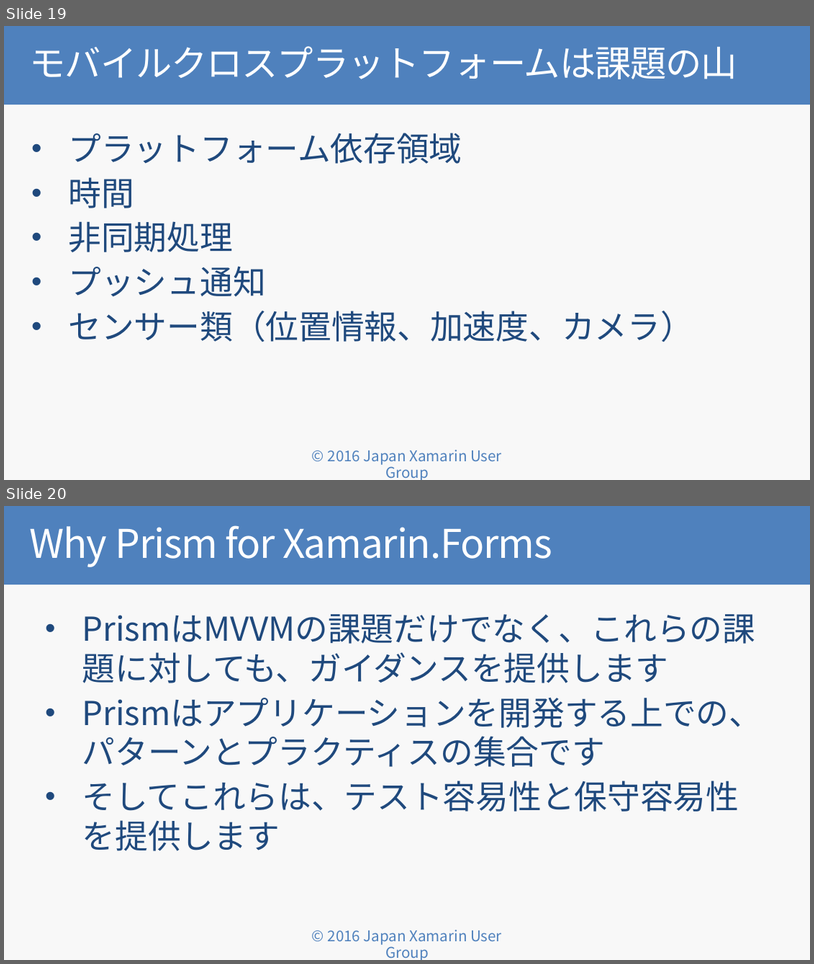
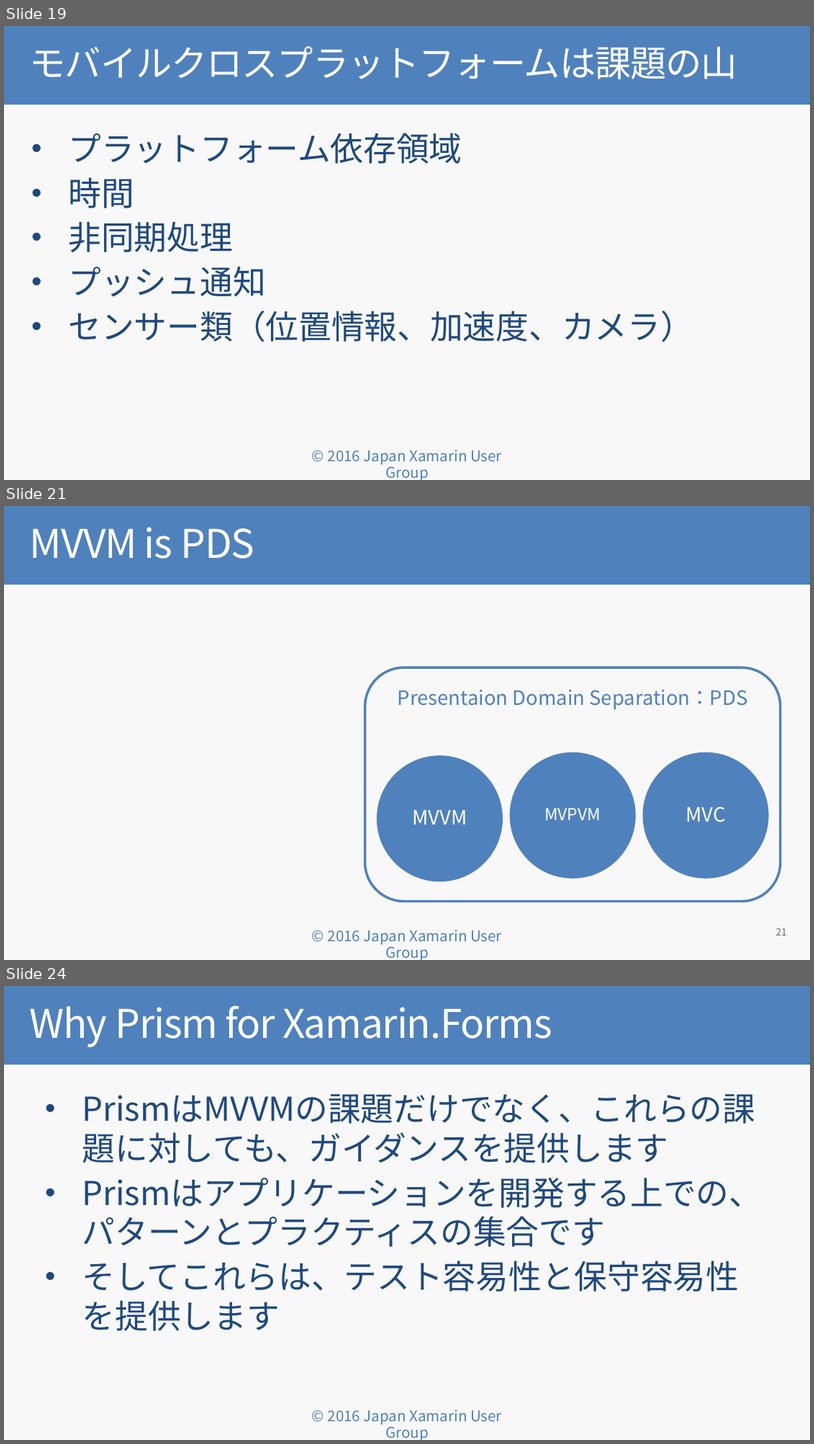
Before and after one commit to jxug/PrismAndMoqHansOn, a slide deck: docs/Why Prism for Xamarin.Forms.pptx. Shown one above the other, each under a label of ours: slides 19 and 20 before the commit, slides 19, 21 and 24 after it; the slides between them are not shown. The pictures are 814x964 and 814x1444 pixels, drawn with LibreOffice and Linux fonts; fonts in the diff are those of the drawing; background and template pictures are left out. Boxes give left, top, right and bottom in pixels: in the first picture for what was removed or moved away, otherwise in the second. Text is boxed around its words. In the diff, an @@ line names an element or a change of style, - is before the commit and + after.

```diff
--- a/docs/Why Prism for Xamarin.Forms.pptx
+++ b/docs/Why Prism for Xamarin.Forms.pptx
@@ slide 21 added at box(4, 506, 810, 960), background #F8F8F8; not listed: 1 template element that a slide beside it also shows @@
@@ title added at box(4, 506, 810, 585), fill #4F81BD, 48 pt, text #FFFFFF @@
+MVVM is PDS
@@ rounded rectangle added at box(365, 667, 781, 901), outline #4F81BD 3 pt, 24 pt, text #4F81BD @@
+Presentaion Domain Separation：PDS
@@ ellipse added at box(377, 755, 503, 881), fill #4F81BD, 24 pt, text #FFFFFF @@
+MVVM
@@ ellipse added at box(509, 752, 636, 878), fill #4F81BD, 20 pt, text #FFFFFF @@
+MVPVM
@@ ellipse added at box(643, 752, 769, 878), fill #4F81BD, 24 pt, text #FFFFFF @@
+MVC
@@ page number added at box(777, 928, 787, 935), 12 pt, text #6D6D6D @@
+21
@@ what was slide 20 is now slide 24 @@
```
Also in this commit, not shown: 2 slides changed, 6 other slides added, 2 slides removed.
